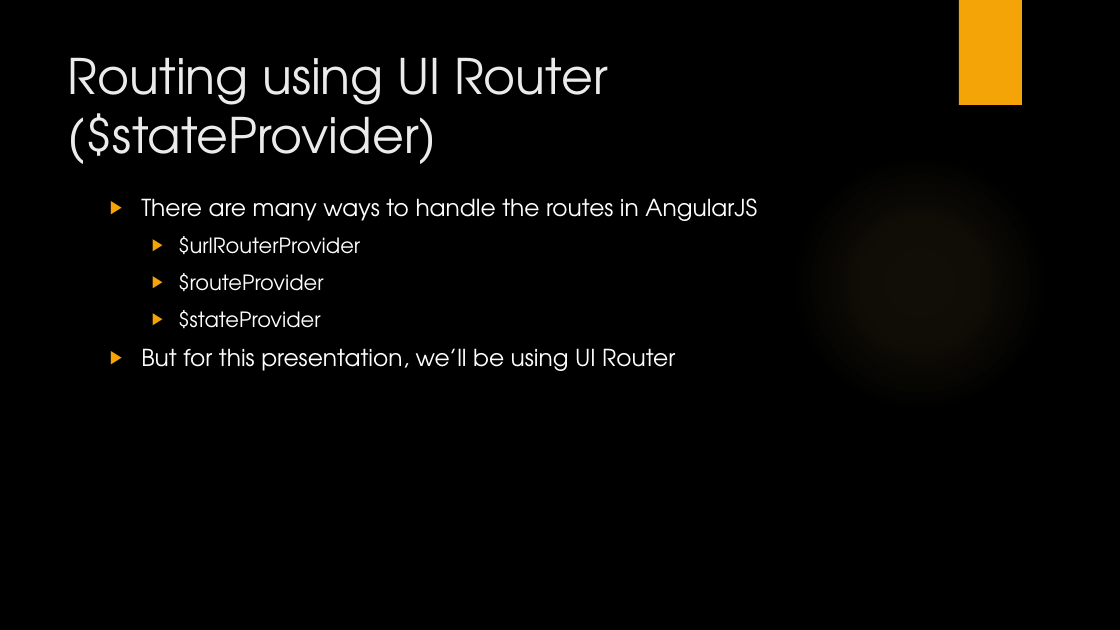
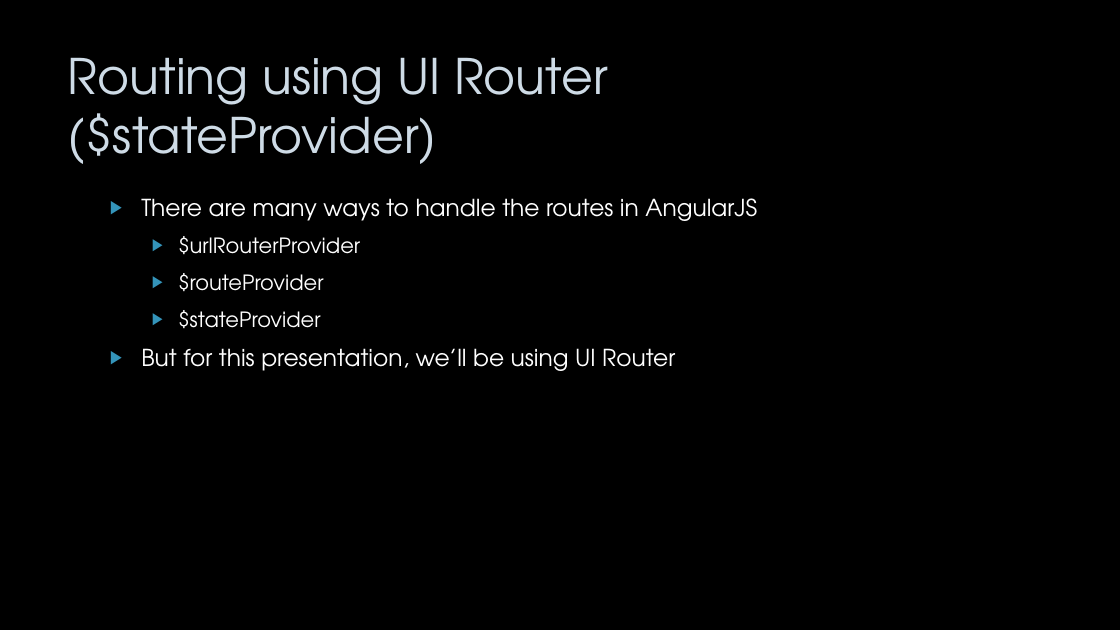
Before and after one commit to cerinoligutom/AngularJS-Presentation, a slide deck: slide 7 of AngularJS-Slides.pptx. Drawn at 1120x630 pixels with LibreOffice and Linux fonts; fonts in the diff are those of the drawing; background and template pictures are left out. Boxes give left, top, right and bottom in pixels: in the first picture for what was removed or moved away, otherwise in the second. Text is boxed around its words. In the diff, an @@ line names an element or a change of style, - is before the commit and + after.

```diff
--- a/AngularJS-Slides.pptx
+++ b/AngularJS-Slides.pptx
@@ rectangle removed at <box>959,0,1022,105</box> @@
@@ title "Routing using UI Router ($stateProvider)" at <box>68,57,608,164</box>: text colour #EBEBEB to #CEDBE6 @@
@@ ellipse removed at <box>791,154,1049,413</box> @@
@@ text "There are many ways to ..." at <box>141,198,757,371</box>: bullet colour #F5A408 to #3494BA @@
```
Also in this commit, not shown: 10 other slides changed, 4 slides added, 1 slide removed.
